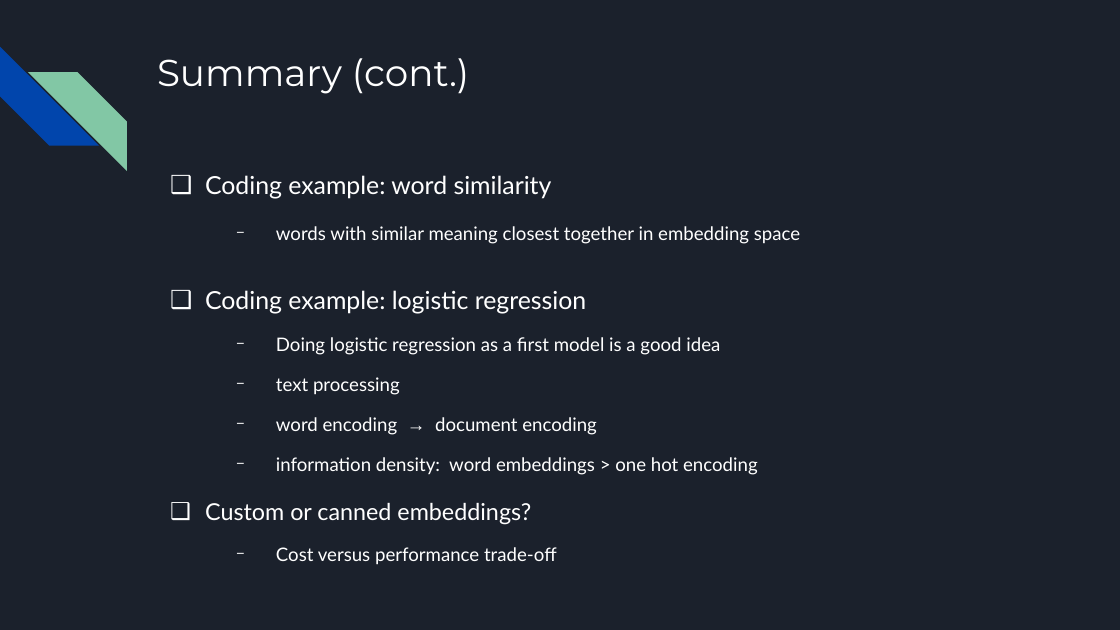
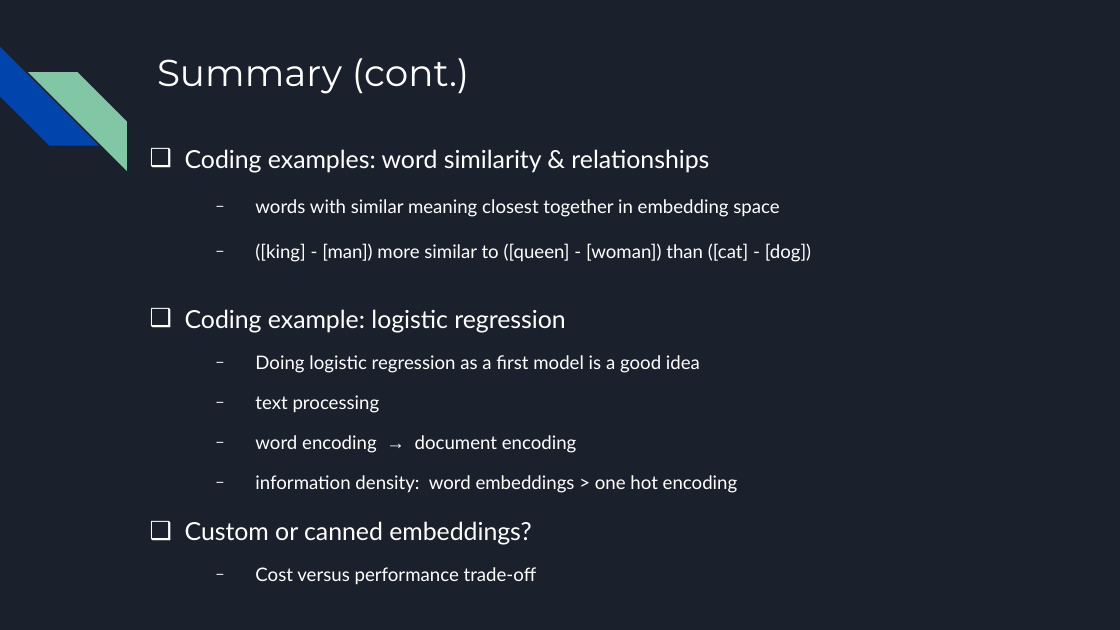
Before and after one commit to MichaelSzczepaniak/WordEmbeddings, a slide deck: slide 12 of word_embeddings_30min.odp. Drawn at 1120x630 pixels with LibreOffice and Linux fonts; fonts in the diff are those of the drawing. Boxes give left, top, right and bottom in pixels: in the first picture for what was removed or moved away, otherwise in the second. Text is boxed around its words. In the diff, an @@ line names an element or a change of style, - is before the commit and + after.

Commit message:
revise pres slides, start word embeddings module, start pres notebook, add glove embeddings dir to ignore file

```diff
--- a/word_embeddings_30min.odp
+++ b/word_embeddings_30min.odp
@@ text "Coding examples: word similarity & ...": place and size @@
-text "Coding examples: word similarity & ..." at (205,175,800,565)
+text "Coding examples: word similarity & ..." at (185,149,811,585)
@@ text at (185,149,709,173): text changed @@
-❑ Coding example: word similarity
+❑ Coding examples: word similarity & relationships
@@ text at (255,243,811,262): paragraph added @@
+  − ([king] - [man]) more similar to ([queen] - [woman]) than ([cat] - [dog])
@@ text at (185,521,531,545): size 15 to 16 pt in "Custom or canned embeddings?" @@
```
Also in this commit, not shown: 7 other slides changed, 3 other files.
